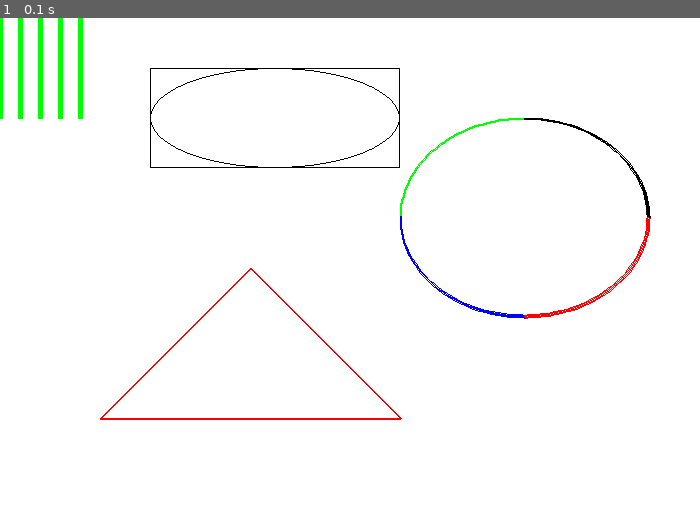
Above: before the commit, frame 1.
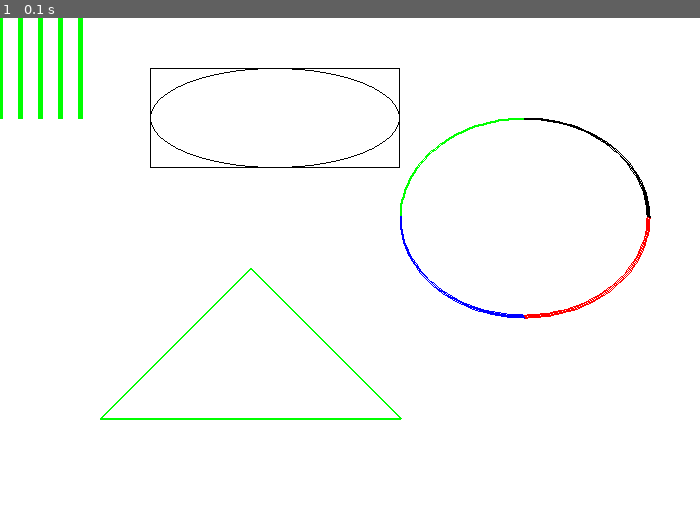
Above: after the commit, the same moment.

Repository: a-jennings/Pygame_Testing
Game: pygame game, started from Window_Open.py
Two runs of this game, one before a commit and one after it. Both use one fixed random seed, a clock stepped at 60 frames per second and the inputs below.
Inputs:
- Up to frame 1 (0.1 s): no input

The runs differ from the first frame. In frame 1, 0.3% of the frame differs, in the area x 14-58%, y 50-81%.

Commit message:
Changed polygon colour to green. Tested github on a different machine

Diff:
--- a/Window_Open.py
+++ b/Window_Open.py
@@ -63,7 +63,7 @@
     pygame.draw.arc(screen,blue,  [400,100,250,200], pi, 3*pi/2, 2)
 
     #Draw a triangle, or any polygon using different point co-ords
-    pygame.draw.polygon(screen,red,[[250,250],[100,400],[400,400]],2)
+    pygame.draw.polygon(screen,green,[[250,250],[100,400],[400,400]],2)
 
     pygame.display.flip()
 
